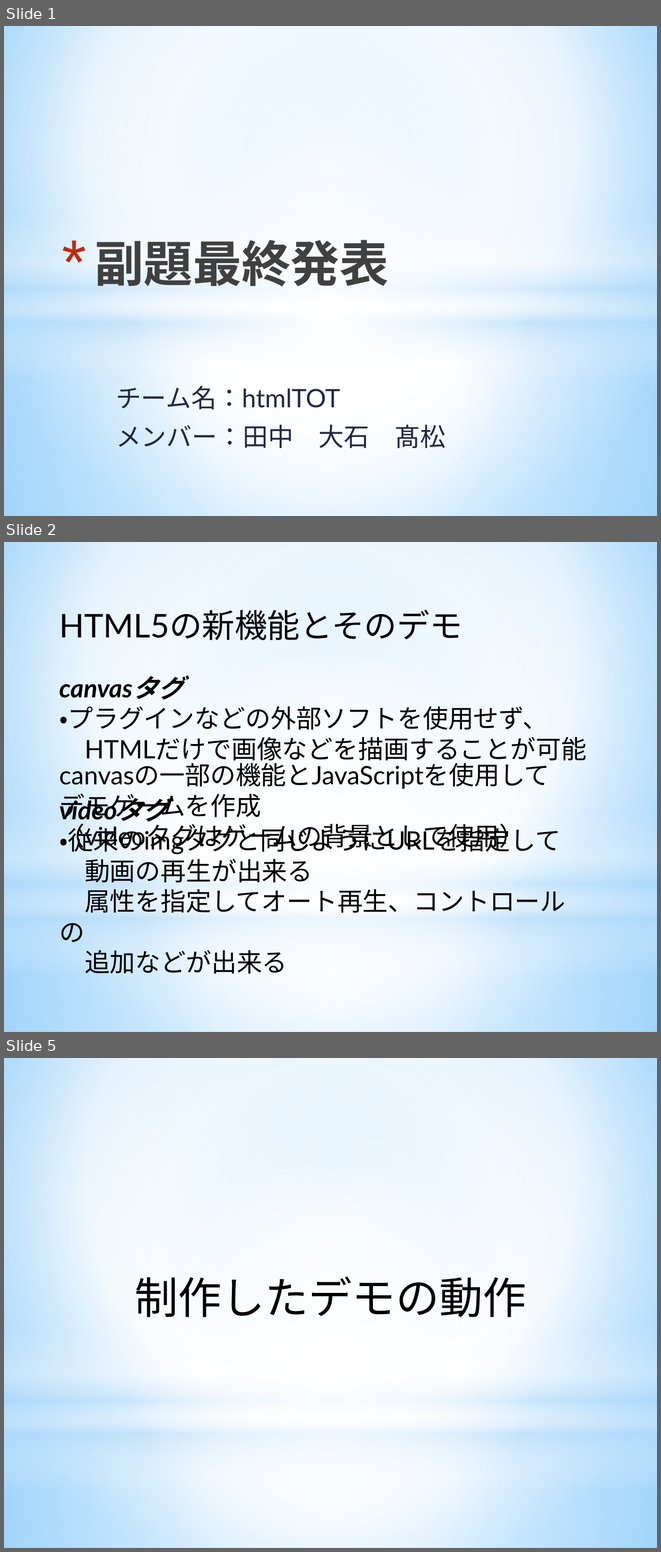
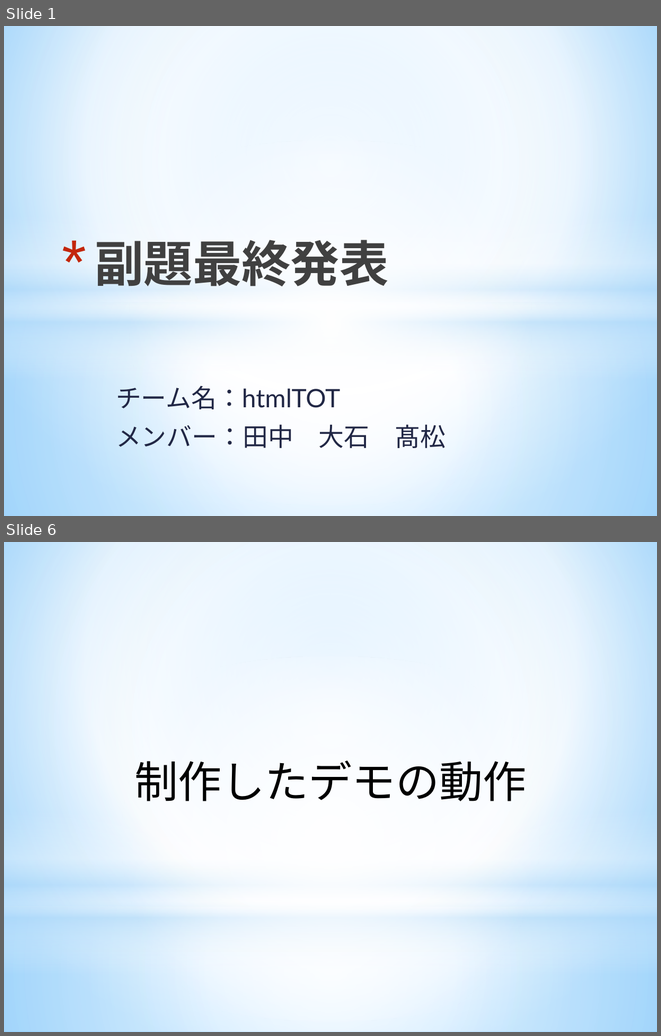
Before and after one commit to ooishitakamatutanaka/html5_final, a slide deck: 最終発表用.pptx. Shown one above the other, each under a label of ours: slides 1, 2 and 5 before the commit, slides 1 and 6 after it; the slides between them are not shown. The pictures are 661x1552 and 661x1036 pixels, drawn with LibreOffice and Linux fonts; fonts in the diff are those of the drawing. Boxes give left, top, right and bottom in pixels: in the first picture for what was removed or moved away, otherwise in the second. Text is boxed around its words. In the diff, an @@ line names an element or a change of style, - is before the commit and + after.

```diff
--- a/最終発表用.pptx
+++ b/最終発表用.pptx
@@ slide 2 removed at [4, 542, 657, 1032], background gradient #9ED5FF to #FFFFFF to #5BB9FF; not listed: 4 template elements that a slide beside it also shows @@
@@ text removed at [59, 609, 462, 640] @@
-HTML5の新機能とそのデモ
@@ text removed at [59, 706, 586, 973] @@
-canvasタグ
-・プラグインなどの外部ソフトを使用せず、
-HTMLだけで画像などを描画することが可能
-videoタグ
-・従来のimgタグと同じようにURLを指定して
-動画の再生が出来る
-属性を指定してオート再生、コントロールの
-追加などが出来る
@@ text removed at [59, 762, 549, 852] @@
-canvasの一部の機能とJavaScriptを使用して
-デモゲームを作成
-（videoタグはゲームの背景として使用）
@@ what was slide 5 is now slide 6 @@
```
Also in this commit, not shown: 4 slides added, 2 other slides removed.
